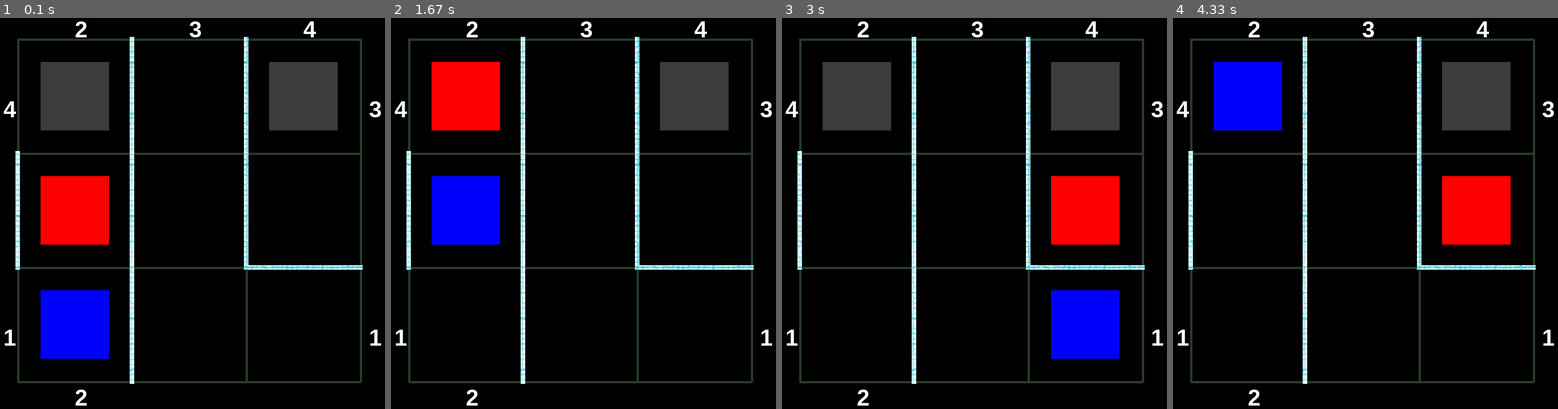
Above: before the commit, frames 1-4 (left to right).
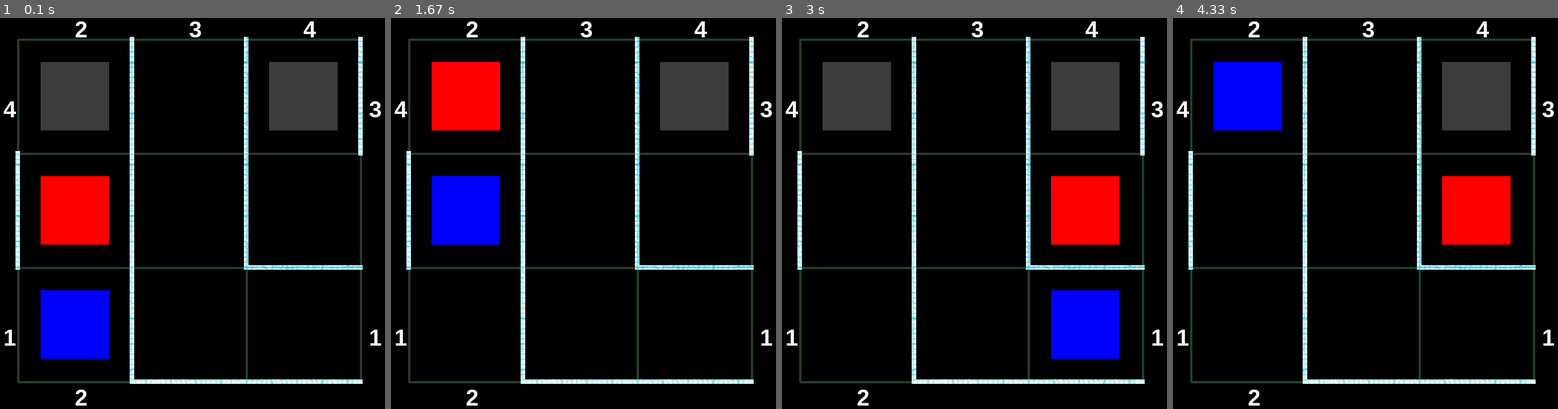
Above: after the commit, the same moments.

Repository: MackieZhou/Amazing-Puzzle
Game: pygame game, started from puzzle1.py
Two runs of this game, one before a commit and one after it. Both use one fixed random seed, a clock stepped at 60 frames per second and the inputs below.
Inputs:
- Up to frame 1 (0.1 s): no input
- Up to frame 2 (1.67 s): hold Right 0.33-0.8 s; hold Up 0.83-1.3 s
- Up to frame 3 (3 s): hold Left 1.83-2.37 s; hold Down 2.4-2.7 s; hold Left from 2.73 s (still down)
- Up to frame 4 (4.33 s): release Left at 3.13 s; hold Up 3.17-3.53 s; hold Right 3.57-4.2 s; hold Down from 4.23 s (still down)

The runs differ from the first frame. In frame 1, 1.1% of the frame differs, in the area x 34-95%, y 4-94%; in frame 2, 1.1%; in frame 3, 1.1%; in frame 4, 1.1%.

Commit message:
Wall added

Diff:
--- a/puzzle1.py
+++ b/puzzle1.py
@@ -263,10 +263,12 @@
         wall_ver_3_rect = pygame.Rect(446, 46, 8, 408)
         win.blit(wall_ver_1, wall_ver_3_rect, wall_ver_3_rect)
         wall_ver_4_rect = pygame.Rect(646, 46, 8, 208)
-        # # walls - horizontal
-        wall_ver_1_rect = pygame.Rect(446, 446, 208, 8)
-        win.blit(wall_ver_1, wall_ver_1_rect, wall_ver_1_rect)
+        win.blit(wall_ver_1, wall_ver_4_rect, wall_ver_4_rect)
+        # walls - horizontal
+        wall_hor_1_rect = pygame.Rect(446, 446, 208, 8)
+        win.blit(wall_ver_1, wall_hor_1_rect, wall_hor_1_rect)
         wall_hor_2_rect = pygame.Rect(246, 646, 408, 8)
+        win.blit(wall_ver_1, wall_hor_2_rect, wall_hor_2_rect)
 
         # draw the numbers
         size = 40
